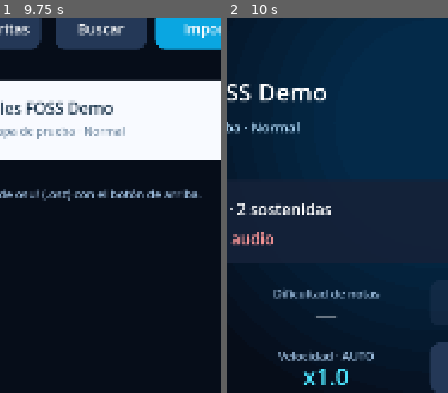
Above: before the commit, frames 1-2 (left to right).
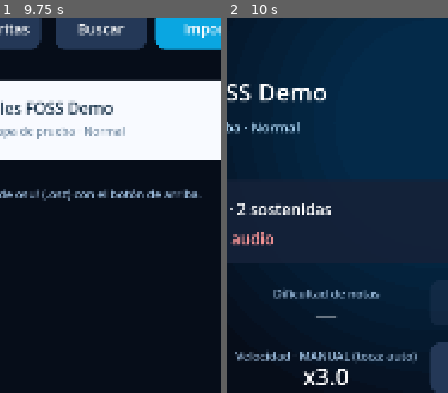
Above: after the commit, the same moments.

Repository: RikoxDeK/Tiles-FOSS
Game: Godot game, scene res://scenes/Main.tscn
Two runs of this game, one before a commit and one after it. Both use one fixed random seed, a clock stepped at 60 frames per second and the inputs below.
Inputs (mouse positions are % of the whole screen's width and height, from its top left):
- Up to frame 1 (9.75 s): tap Enter at 0.5, 2, 3.5 s; move the mouse to (44, 75) at 0.52 s; hold D 0.53-1.25 s; tap F at 0.6, 5.1, 9.6 s; click (44, 75) at 0.67 s; tap Space at 1.25, 2.75, 4.25 s; drag from (80, 69) to (44, 75) at 1.27 s; move the mouse to (19, 37) at 2.02 s; tap K at 2.1, 6.6 s; drag from (54, 53) to (19, 37) at 2.77 s; move the mouse to (34, 27) at 3.52 s; tap J at 3.6, 8.1 s; drag from (71, 48) to (34, 27) at 4.27 s; move the mouse to (29, 59) at 5.02 s; hold D 5.03-5.75 s; click (29, 59) at 5.17 s; drag from (59, 30) to (29, 59) at 5.77 s; move the mouse to (44, 75) at 6.52 s; hold D 6.53-7.25 s; drag from (80, 69) to (44, 75) at 7.27 s; move the mouse to (19, 37) at 8.02 s; drag from (54, 53) to (19, 37) at 8.77 s; move the mouse to (34, 27) at 9.52 s; hold D from 9.53 s (still down); click (34, 27) at 9.67 s
- Up to frame 2 (10 s): keep holding D
The pictures show only the part of the screen within x 27-77%, y 9-59%; the shares and areas given below are measured in that part.

Frame 1 is identical in both runs. In frame 2, 1.8% of the frame differs, in the area x 3-86%, y 89-98%.

Commit message:
Suavizar caida de notas por vuelta en Infinito y velocidad por defecto x3.0

Diff:
--- a/scripts/main.gd
+++ b/scripts/main.gd
@@ -14,6 +14,10 @@
 const LIST_TOP := 320.0
 const RANKS := ["D", "C", "B", "A", "S", "SS"]
 const RANK_COLORS := [Color(0.55, 0.6, 0.68), Color(0.35, 0.75, 0.55), Color(0.2, 0.7, 0.95), Color(0.55, 0.5, 1.0), Color(1.0, 0.75, 0.2), Color(1.0, 0.45, 0.75)]
+## Cuánto de la aceleración de cada vuelta se nota en la caída de las notas (0 = nada, 1 = todo).
+## Con 0.5, en la vuelta 2 (x1.5) las notas caen ~22 % más rápido y el resto de la aceleración
+## se nota en el ritmo de la canción, para que no se vuelvan ilegibles.
+const LAP_FALL_EXP := 0.5
 const PERFECT_WINDOW := 0.12
 const GREAT_WINDOW := 0.20
 ## Niveles de dificultad de notas: cuánto se filtra al adaptar el mapa a dos dedos.
@@ -120,8 +124,8 @@
 var speed := BASE_SPEED
 var hit_y := 1580.0         # se recalcula en _resize según el alto real de la pantalla
 var ahead := 1580.0 / BASE_SPEED + 0.15   # segundos de notas visibles por delante
-var speed_auto := true      # true: usa el multiplicador sugerido para el mapa
-var speed_mult := 1.0       # multiplicador manual (se guarda en disco)
+var speed_auto := false     # true: usa el multiplicador sugerido para el mapa
+var speed_mult := 3.0       # multiplicador manual (se guarda en disco)
 var auto_mult := 1.0        # multiplicador sugerido para la canción elegida
 var first_idx := 0          # primera nota que aún no se resolvió (notas ordenadas por tiempo)
 
@@ -361,7 +365,7 @@
 	lap_banner_time = 2.4
 	play_rate = lap_factor   # la canción suena y avanza más rápido
 	player.pitch_scale = play_rate
-	speed = BASE_SPEED * _effective_mult()
+	speed = BASE_SPEED * _effective_mult() * pow(play_rate, LAP_FALL_EXP - 1.0)
 	_store_infinite_best()
 	ahead = hit_y / speed + 0.15
 	lead_in = maxf(0.0, hit_y / speed + 0.05 - first_note_time) if use_lead_in else 0.0
@@ -1239,8 +1243,8 @@
 	var cfg := ConfigFile.new()
 	if cfg.load(SETTINGS_PATH) != OK:
 		return
-	speed_auto = cfg.get_value("speed", "auto", true)
-	speed_mult = clampf(float(cfg.get_value("speed", "mult", 1.0)), SPEED_MIN, SPEED_MAX)
+	speed_auto = cfg.get_value("speed", "auto", false)
+	speed_mult = clampf(float(cfg.get_value("speed", "mult", 3.0)), SPEED_MIN, SPEED_MAX)
 	lives_mode = bool(cfg.get_value("mods", "lives_mode", false))
 	infinite_mode = bool(cfg.get_value("mods", "infinite", false))
 	diff_level = clampi(int(cfg.get_value("mods", "diff", 1)), 0, DIFFICULTY_LEVELS.size() - 1)
